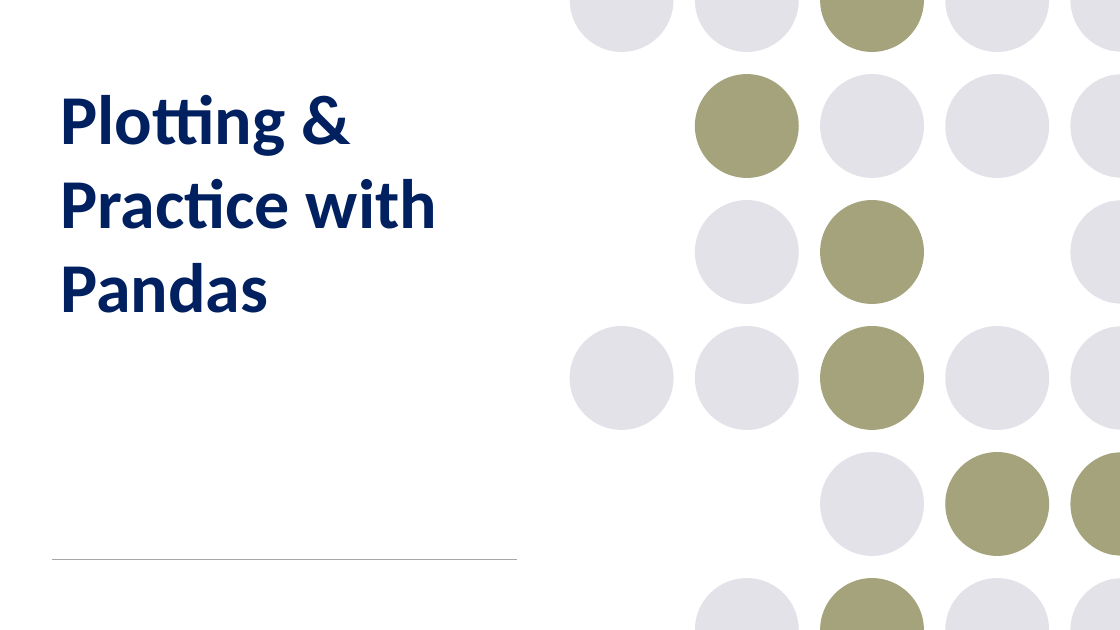
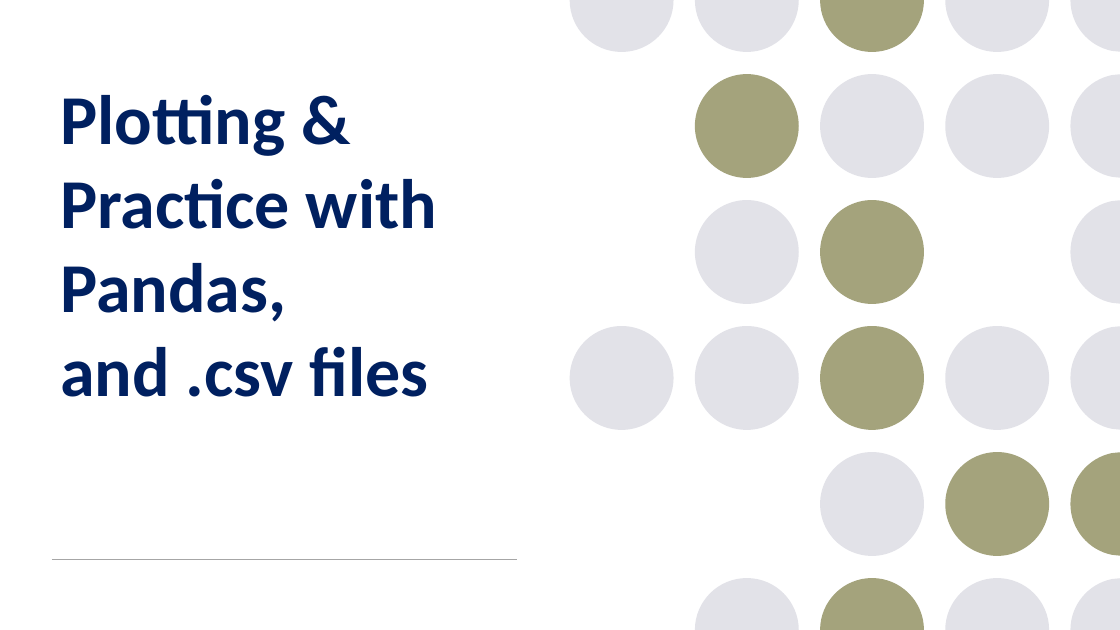
Before and after one commit to torres11991/dap-curriculum, a slide deck: slide 52 of Section07/7.2-Python_pandas.pptx. Drawn at 1120x630 pixels with LibreOffice and Linux fonts; fonts in the diff are those of the drawing. Boxes give left, top, right and bottom in pixels: in the first picture for what was removed or moved away, otherwise in the second. Text is boxed around its words. In the diff, an @@ line names an element or a change of style, - is before the commit and + after.

```diff
--- a/Section07/7.2-Python_pandas.pptx
+++ b/Section07/7.2-Python_pandas.pptx
@@ title at <box>60,94,437,397</box>: text changed @@
-Plotting & Practice with Pandas
+Plotting & Practice with Pandas, and .csv files
```
Also in this commit, not shown: 1 other slide changed, 1 other file.
